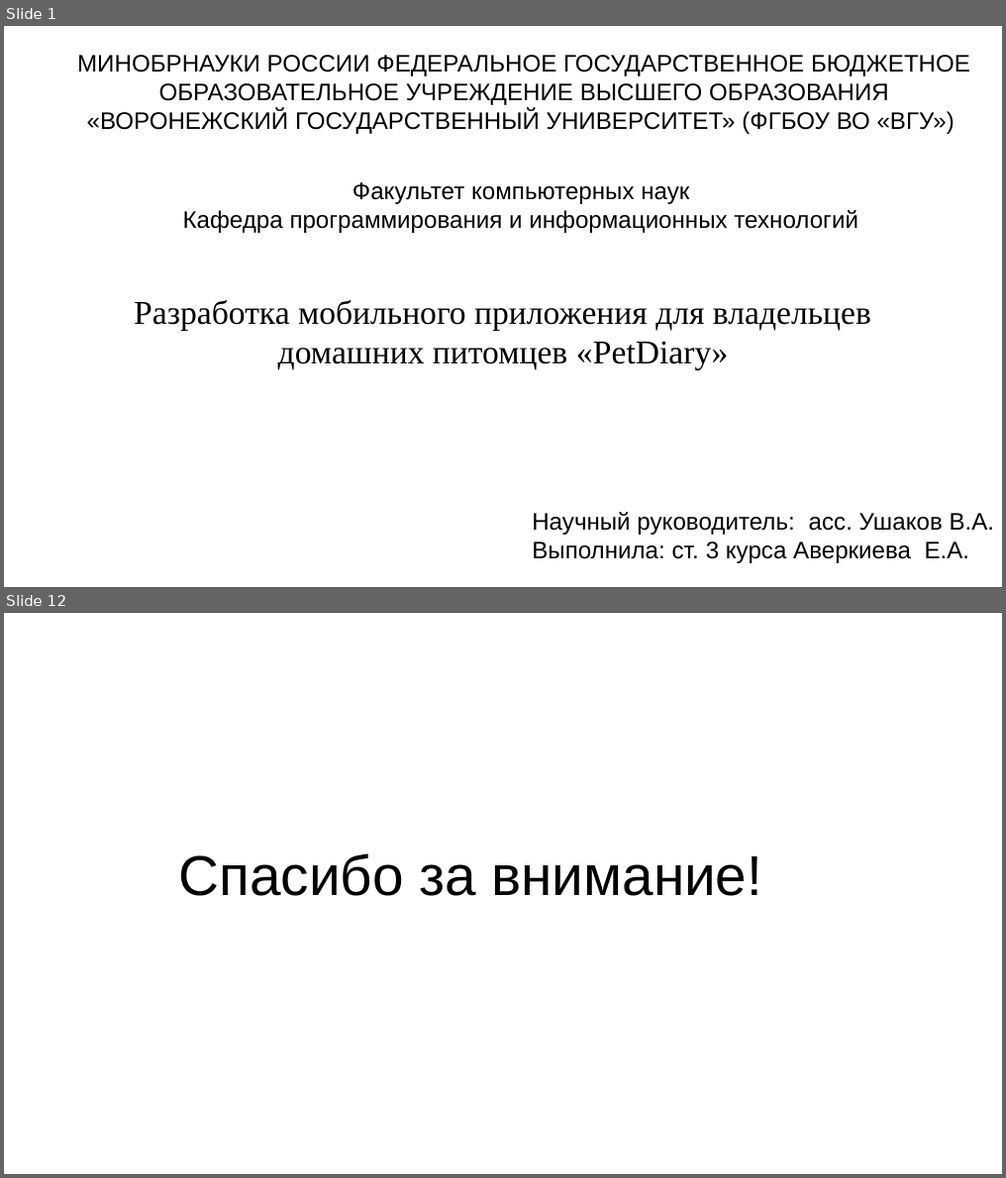
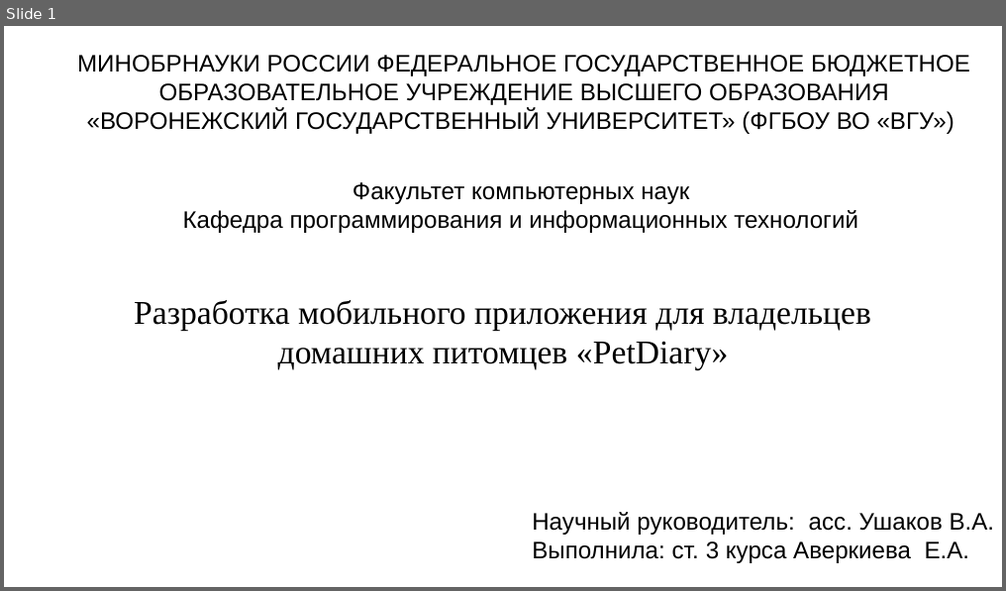
Before and after one commit to kattrin0/petDiarry_, a slide deck: documentation/презентация_PetDiary.pptx. Shown one above the other, each under a label of ours: slides 1 and 12 before the commit, slide 1 after it; the slides between them are not shown. The pictures are 1006x1178 and 1006x591 pixels, drawn with LibreOffice and Linux fonts; fonts in the diff are those of the drawing. Boxes give left, top, right and bottom in pixels: in the first picture for what was removed or moved away, otherwise in the second. Text is boxed around its words. In the diff, an @@ line names an element or a change of style, - is before the commit and + after.

```diff
--- a/documentation/презентация_PetDiary.pptx
+++ b/documentation/презентация_PetDiary.pptx
@@ slide 12 removed at box(4, 613, 1002, 1174), background #FFFFFF @@
@@ text removed at box(179, 854, 763, 896) @@
-Спасибо за внимание!
```
Also in this commit, not shown: 4 slides changed, 7 slides added, 4 other slides removed, 1 other file.
